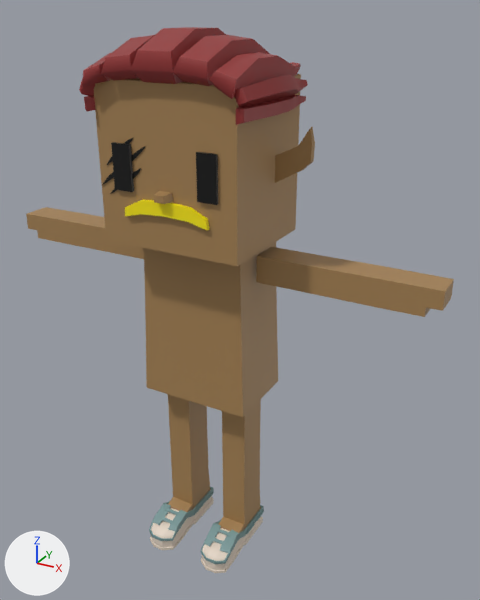
Renders of the FBX model mustachiorascals/fbx/123c906e-b07d-46df-8c64-82a82f4e0685.fbx from each side of a commit.
Camera for both pictures: a 50 mm lens placed at (0.0177, -0.0278, 0.0303), pointed at (0.0013, 0.0021, 0.0154). The axes (+X, +Y, +Z) are drawn at lower left. The lights are the same throughout. Where no turn or scale is listed for an object, it has been applied to the vertices.

Names of what the first picture shows: 'e_8', 'eye_3', 'f_boat', 'h_pushed_back', 'm_anchorman', 'mustachio_arms', 'mustachio_body', 'mustachio_head', 'mustachio_legs'.
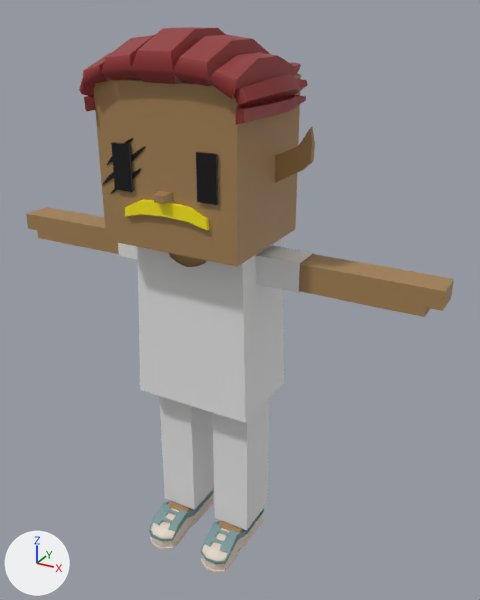
Changed parts and their boxes (x1, y1, x2, y2) in the pictures (480 x 600 px):
'c_shirt_1', added: after (137, 238, 284, 423)
'c_pants', added: after (159, 396, 270, 530)
'c_shirt_2', added: after (118, 243, 314, 293)
'mustachio_body', unchanged, covered by the edit: before (143, 242, 278, 417); after (169, 253, 207, 267)
'mustachio_legs', unchanged, covered by the edit: before (168, 394, 261, 533); after (168, 501, 244, 533)

Edits to the bpy script that builds the scene:
```text
Add mat_upper_garment_1:
    mat_upper_garment_1 = principled_material('upper_garment_1')
    mat_upper_garment_1.base_color = (0.8, 0.8, 0.8)  # white #e7e7e7
Add mat_lower_garment:
    mat_lower_garment = principled_material('lower_garment')
    mat_lower_garment.base_color = (0.8, 0.8, 0.8)  # white #e7e7e7
Add me_mesh_011:
    me_mesh_011.from_pydata(...)  # 24 vertices, 18 faces; spans x -0.00561..0.00561, y 0.00027..0.00209, z 0.01737..0.01893
    me_mesh_011.materials.append(mat_upper_garment_1)  # white #e7e7e7
Add me_mesh_003_1:
    me_mesh_003_1.from_pydata(...)  # 72 vertices, 64 faces; spans x -0.003..0.003, y -0.00018..0.00265, z 0.00139..0.01069
    me_mesh_003_1.materials.append(mat_lower_garment)  # white #e7e7e7
Add me_mesh_010:
    me_mesh_010.from_pydata(...)  # 230 vertices, 212 faces; spans x -0.00349..0.00349, y -0.0013..0.00353, z 0.00994..0.01894
    me_mesh_010.materials.append(mat_upper_garment_1)  # white #e7e7e7
Add ob_c_shirt_2:
    ob_c_shirt_2 = bpy.data.objects.new('c_shirt_2', me_mesh_011)
    ob_c_shirt_2.location = (0.0, 0.0, 0.0)
Add ob_c_pants:
    ob_c_pants = bpy.data.objects.new('c_pants', me_mesh_003_1)
    ob_c_pants.location = (0.0, 0.0, 0.0)
Add ob_c_shirt_1:
    ob_c_shirt_1 = bpy.data.objects.new('c_shirt_1', me_mesh_010)
    ob_c_shirt_1.location = (0.0, 0.0, 0.0)
```
